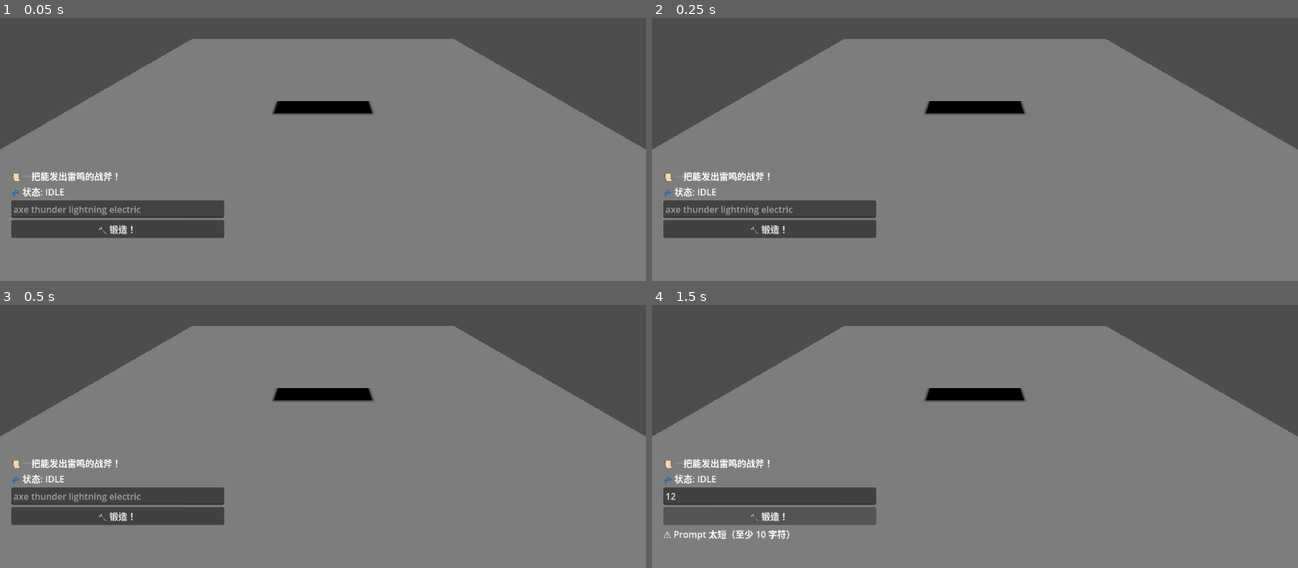
Above: before the commit, frames 1-4 (two rows, left to right).
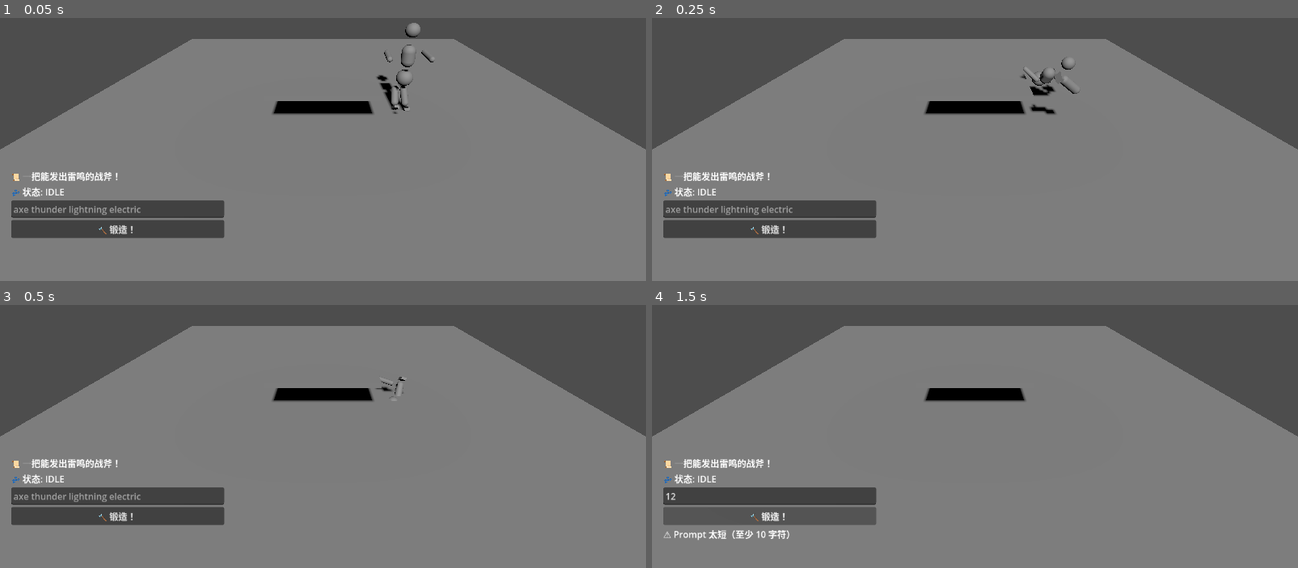
Above: after the commit, the same moments.

Repository: Sruimeng/chaos-forge
Game: Godot game, scene res://main.tscn
Same seed, same stepped clock (60 frames per second), same inputs: the game is played once before the commit and once after it.
Inputs (mouse positions are in pixels of both pictures, inside the frame that each line leads up to):
- Up to frame 1 (0.05 s): no input
- Up to frame 2 (0.25 s): no input
- Up to frame 3 (0.5 s): no input
- Up to frame 4 (1.5 s): click (768, 496) at 0.52 s; type "12" at 0.6 s; click "🔨 锻造！" at 1.25 s

The runs differ from the first frame. In frame 1, 0.5% of the frame differs, in the area x 58-68%, y 1-37%; in frame 2, 0.4%; in frame 3, less than 0.1%; in frame 4, nothing differs.

Commit message:
fix: Add visual meshes to Ragdoll NPC
- Add MeshInstance3D for each body part (pelvis, spine, head, arms, legs, feet)
- Use matching CapsuleMesh/SphereMesh/BoxMesh for visibility
- Ragdoll was previously invisible (collision-only)

Co-Authored-By: Claude Opus 4.5 <noreply@anthropic.com>

Diff:
--- a/entities/ragdoll_npc.tscn
+++ b/entities/ragdoll_npc.tscn
@@ -6,22 +6,45 @@
 radius = 0.15
 height = 0.3
 
+[sub_resource type="CapsuleMesh" id="CapsuleMesh_pelvis"]
+radius = 0.15
+height = 0.3
+
 [sub_resource type="CapsuleShape3D" id="CapsuleShape3D_spine"]
 radius = 0.12
 height = 0.4
 
+[sub_resource type="CapsuleMesh" id="CapsuleMesh_spine"]
+radius = 0.12
+height = 0.4
+
 [sub_resource type="SphereShape3D" id="SphereShape3D_head"]
 radius = 0.12
+
+[sub_resource type="SphereMesh" id="SphereMesh_head"]
+radius = 0.12
+height = 0.24
 
 [sub_resource type="CapsuleShape3D" id="CapsuleShape3D_arm"]
 radius = 0.05
 height = 0.4
 
+[sub_resource type="CapsuleMesh" id="CapsuleMesh_arm"]
+radius = 0.05
+height = 0.4
+
 [sub_resource type="CapsuleShape3D" id="CapsuleShape3D_leg"]
 radius = 0.07
 height = 0.4
 
+[sub_resource type="CapsuleMesh" id="CapsuleMesh_leg"]
+radius = 0.07
+height = 0.4
+
 [sub_resource type="BoxShape3D" id="BoxShape3D_foot"]
+size = Vector3(0.1, 0.05, 0.15)
+
+[sub_resource type="BoxMesh" id="BoxMesh_foot"]
 size = Vector3(0.1, 0.05, 0.15)
 
 [node name="RagdollNPC" type="Node3D"]
@@ -30,7 +53,6 @@
 [node name="Pelvis" type="RigidBody3D" parent="."]
 transform = Transform3D(1, 0, 0, 0, 1, 0, 0, 0, 1, 0, 0.7, 0)
 mass = 5.0
-physics_material_override = null
 linear_damp = 0.5
 angular_damp = 2.0
 contact_monitor = true
@@ -38,6 +60,9 @@
 
 [node name="PelvisShape" type="CollisionShape3D" parent="Pelvis"]
 shape = SubResource("CapsuleShape3D_pelvis")
+
+[node name="PelvisMesh" type="MeshInstance3D" parent="Pelvis"]
+mesh = SubResource("CapsuleMesh_pelvis")
 
 [node name="SpineJoint" type="PinJoint3D" parent="Pelvis"]
 transform = Transform3D(1, 0, 0, 0, 1, 0, 0, 0, 1, 0, 0.2, 0)
@@ -58,6 +83,9 @@
 [node name="SpineShape" type="CollisionShape3D" parent="Pelvis/Spine"]
 shape = SubResource("CapsuleShape3D_spine")
 
+[node name="SpineMesh" type="MeshInstance3D" parent="Pelvis/Spine"]
+mesh = SubResource("CapsuleMesh_spine")
+
 [node name="HeadJoint" type="PinJoint3D" parent="Pelvis/Spine"]
 transform = Transform3D(1, 0, 0, 0, 1, 0, 0, 0, 1, 0, 0.3, 0)
 node_a = NodePath("..")
@@ -75,6 +103,9 @@
 [node name="HeadShape" type="CollisionShape3D" parent="Pelvis/Spine/Head"]
 shape = SubResource("SphereShape3D_head")
 
+[node name="HeadMesh" type="MeshInstance3D" parent="Pelvis/Spine/Head"]
+mesh = SubResource("SphereMesh_head")
+
 [node name="LeftArmJoint" type="PinJoint3D" parent="Pelvis/Spine"]
 transform = Transform3D(1, 0, 0, 0, 1, 0, 0, 0, 1, -0.18, 0.15, 0)
 node_a = NodePath("..")
@@ -92,6 +123,9 @@
 [node name="LeftArmShape" type="CollisionShape3D" parent="Pelvis/Spine/LeftArm"]
 shape = SubResource("CapsuleShape3D_arm")
 
+[node name="LeftArmMesh" type="MeshInstance3D" parent="Pelvis/Spine/LeftArm"]
+mesh = SubResource("CapsuleMesh_arm")
+
 [node name="RightArmJoint" type="PinJoint3D" parent="Pelvis/Spine"]
 transform = Transform3D(1, 0, 0, 0, 1, 0, 0, 0, 1, 0.18, 0.15, 0)
 node_a = NodePath("..")
@@ -108,6 +142,9 @@
 
 [node name="RightArmShape" type="CollisionShape3D" parent="Pelvis/Spine/RightArm"]
 shape = SubResource("CapsuleShape3D_arm")
+
+[node name="RightArmMesh" type="MeshInstance3D" parent="Pelvis/Spine/RightArm"]
+mesh = SubResource("CapsuleMesh_arm")
 
 [node name="HandMarker" type="Marker3D" parent="Pelvis/Spine/RightArm"]
 transform = Transform3D(1, 0, 0, 0, 1, 0, 0, 0, 1, 0, -0.25, 0)
@@ -129,9 +166,16 @@
 [node name="LeftLegShape" type="CollisionShape3D" parent="Pelvis/LeftLeg"]
 shape = SubResource("CapsuleShape3D_leg")
 
+[node name="LeftLegMesh" type="MeshInstance3D" parent="Pelvis/LeftLeg"]
+mesh = SubResource("CapsuleMesh_leg")
+
 [node name="LeftFoot" type="CollisionShape3D" parent="Pelvis/LeftLeg"]
 transform = Transform3D(1, 0, 0, 0, 1, 0, 0, 0, 1, 0, -0.25, 0.05)
 shape = SubResource("BoxShape3D_foot")
+
+[node name="LeftFootMesh" type="MeshInstance3D" parent="Pelvis/LeftLeg"]
+transform = Transform3D(1, 0, 0, 0, 1, 0, 0, 0, 1, 0, -0.25, 0.05)
+mesh = SubResource("BoxMesh_foot")
 
 [node name="RightLegJoint" type="PinJoint3D" parent="Pelvis"]
 transform = Transform3D(1, 0, 0, 0, 1, 0, 0, 0, 1, 0.1, -0.2, 0)
@@ -150,6 +194,13 @@
 [node name="RightLegShape" type="CollisionShape3D" parent="Pelvis/RightLeg"]
 shape = SubResource("CapsuleShape3D_leg")
 
+[node name="RightLegMesh" type="MeshInstance3D" parent="Pelvis/RightLeg"]
+mesh = SubResource("CapsuleMesh_leg")
+
 [node name="RightFoot" type="CollisionShape3D" parent="Pelvis/RightLeg"]
 transform = Transform3D(1, 0, 0, 0, 1, 0, 0, 0, 1, 0, -0.25, 0.05)
 shape = SubResource("BoxShape3D_foot")
+
+[node name="RightFootMesh" type="MeshInstance3D" parent="Pelvis/RightLeg"]
+transform = Transform3D(1, 0, 0, 0, 1, 0, 0, 0, 1, 0, -0.25, 0.05)
+mesh = SubResource("BoxMesh_foot")
Not shown: 1 places in entities/ragdoll_npc.tscn that only renumber resources
